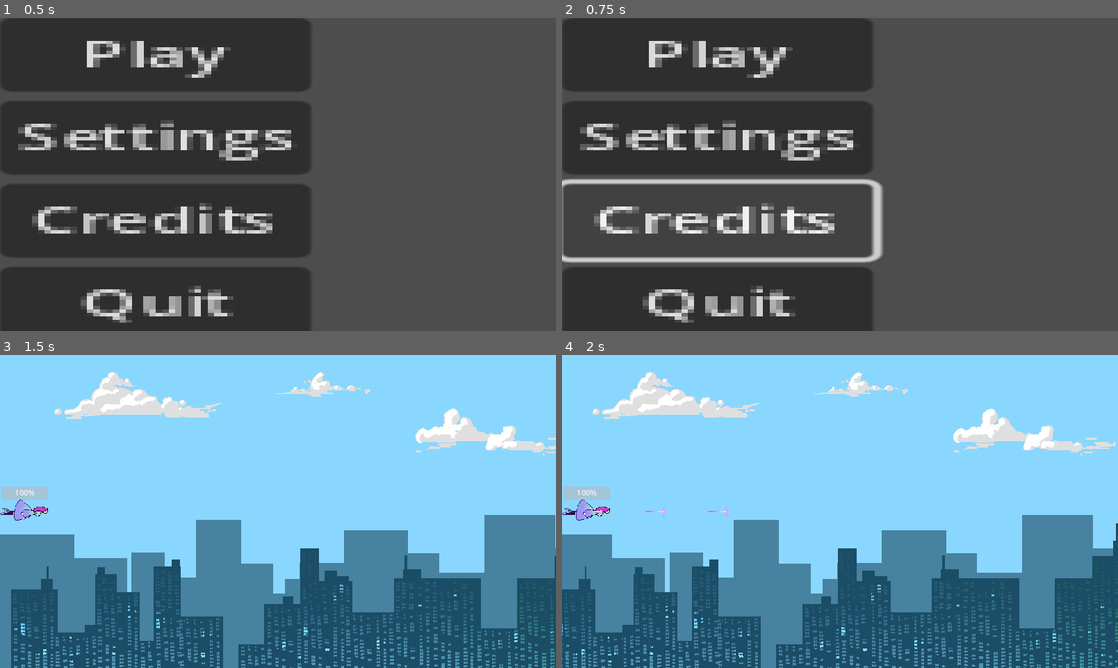
Above: before the commit, frames 1-4 (two rows, left to right).
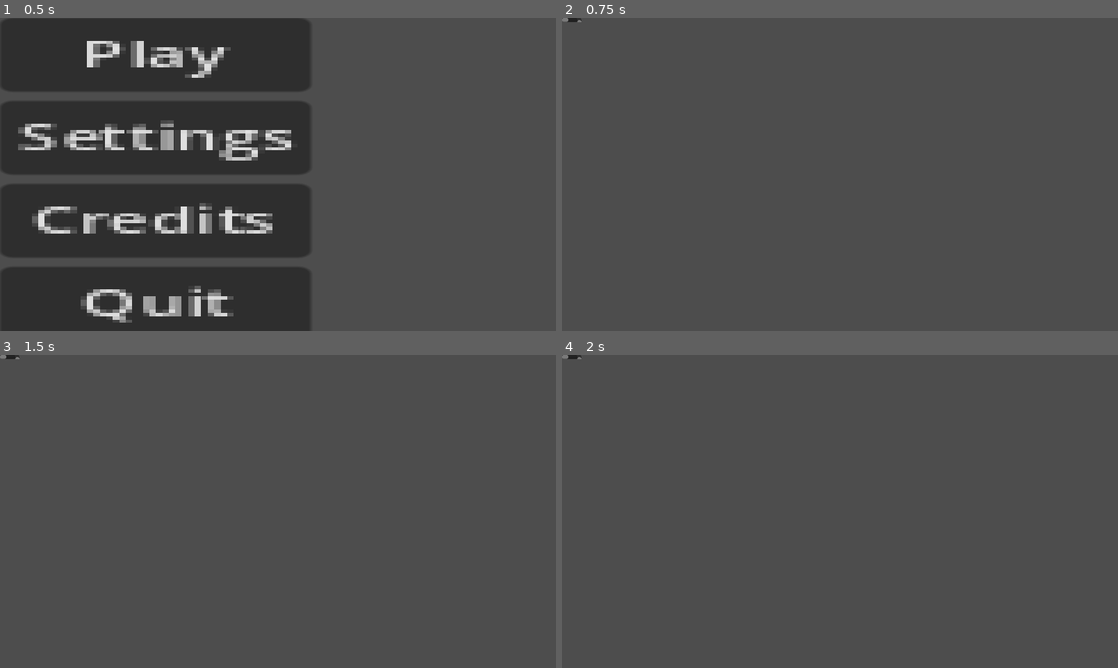
Above: after the commit, the same moments.

Repository: clenneabig/AI-KILL
Game: Godot game, scene res://main_menu.tscn
The game is run twice, just before and just after one commit, with the same random seed, the same clock (stepped at 60 frames per second) and the same inputs. This scene is started directly instead of the project's main scene. The engine's default icon, where the game draws it, is replaced by a stand-in: a white triangle on a blue panel in a dark square.
Inputs (mouse positions are in pixels of both pictures, inside the frame that each line leads up to):
- Up to frame 1 (0.5 s): no input
- Up to frame 2 (0.75 s): click "Credits" at 0.5 s
- Up to frame 3 (1.5 s): click (155, 392) at 1.25 s, where only the run before the commit has a clickable "Play"
- Up to frame 4 (2 s): no input

Frame 1 is identical in both runs. In frame 2, 39% of the frame differs, in the area x 0-58%, y 0-100%; in frame 3, 100%, in the area x 0-100%, y 0-100%; in frame 4, 100%.

Commit message:
menu

Diff:
--- /dev/null
+++ b/credits.tscn
@@ -0,0 +1,21 @@
+[gd_scene format=3 uid="uid://fxryy32lwu11"]
+
+[node name="Credits" type="Control"]
+layout_mode = 3
+anchors_preset = 15
+anchor_right = 1.0
+anchor_bottom = 1.0
+grow_horizontal = 2
+grow_vertical = 2
+
+[node name="MarginContainer" type="MarginContainer" parent="."]
+layout_mode = 0
+offset_right = 40.0
+offset_bottom = 40.0
+
+[node name="VBoxContainer" type="VBoxContainer" parent="MarginContainer"]
+layout_mode = 2
+
+[node name="TextEdit" type="TextEdit" parent="MarginContainer/VBoxContainer"]
+layout_mode = 2
+text = "We made da game"
--- a/main_menu.gd
+++ b/main_menu.gd
@@ -1,7 +1,13 @@
 extends Control
 
 
+func _on_play_pressed():
+	get_tree().change_scene_to_file("res://Cutscene.tscn")
 
 
-func _on_play_pressed():
-	get_tree().change_scene_to_file("res://Levels/level_1.tscn")
+func _on_quit_pressed():
+	get_tree().quit()
+
+
+func _on_credits_pressed():
+	get_tree().change_scene_to_file("res://credits.tscn")
--- a/main_menu.tscn
+++ b/main_menu.tscn
@@ -37,3 +37,5 @@
 text = "Quit"
 
 [connection signal="pressed" from="MarginContainer/VBoxContainer/Play" to="." method="_on_play_pressed"]
+[connection signal="pressed" from="MarginContainer/VBoxContainer/Credits" to="." method="_on_credits_pressed"]
+[connection signal="pressed" from="MarginContainer/VBoxContainer/Quit" to="." method="_on_quit_pressed"]
Not shown: 1 places in Cutscene.tscn that only renumber resources
